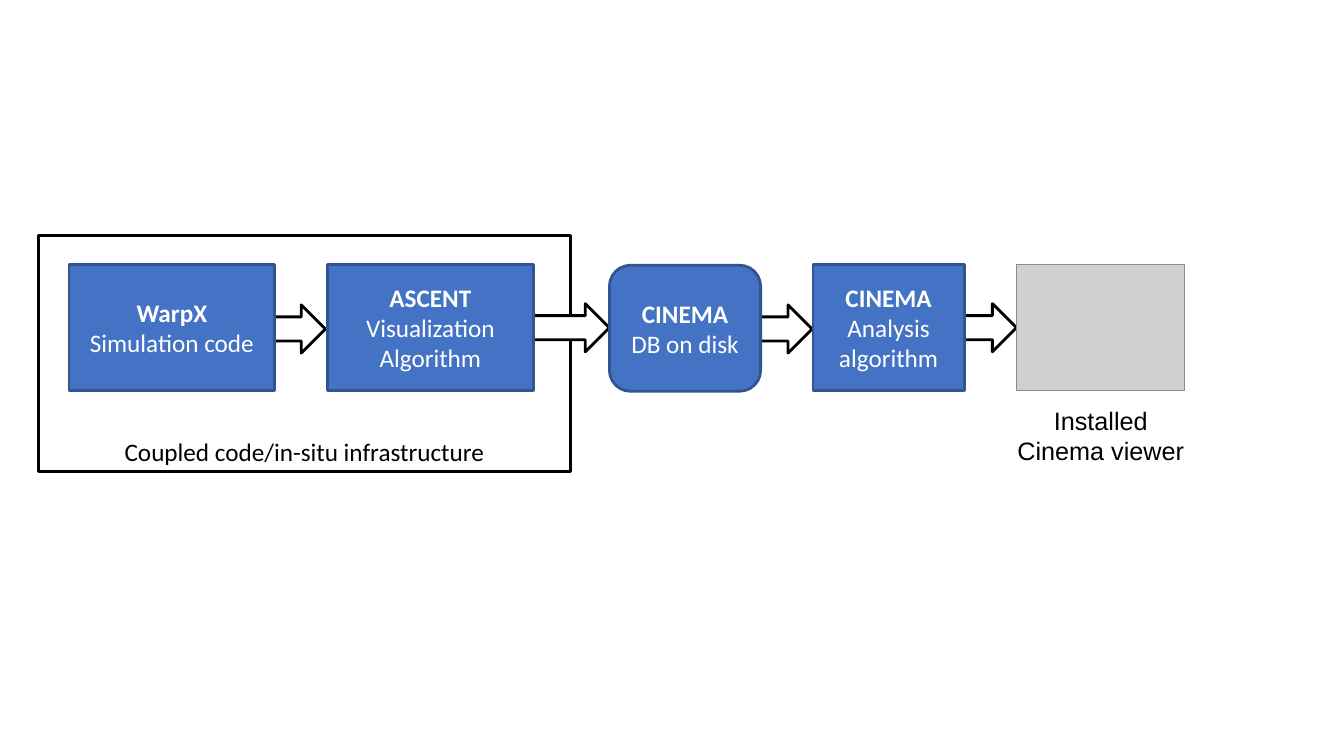
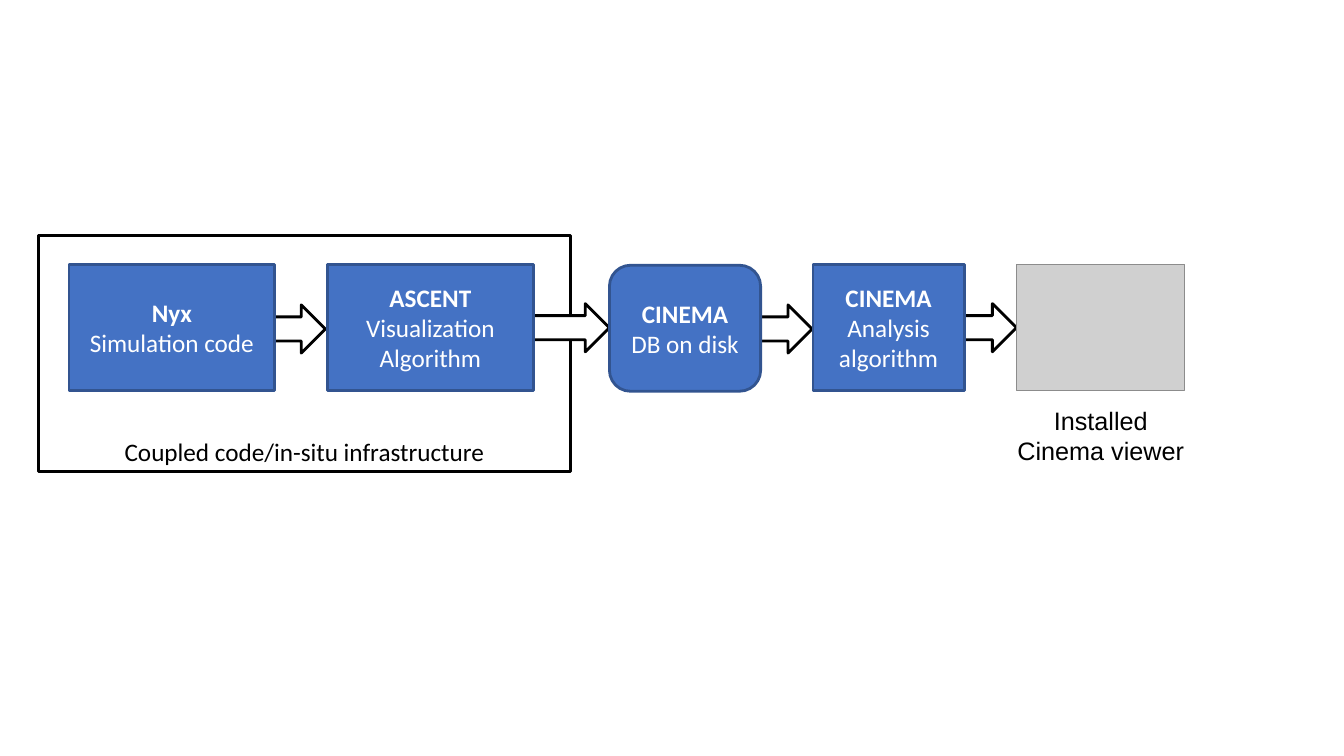
Before and after one commit to subhashis-lanl/2020-04_Nyx-example, a slide deck: slide 1 of img/diagram.pptx. Drawn at 1344x756 pixels with LibreOffice and Linux fonts; fonts in the diff are those of the drawing; grey boxes stand for pictures. Boxes give left, top, right and bottom in pixels: in the first picture for what was removed or moved away, otherwise in the second. Text is boxed around its words. In the diff, an @@ line names an element or a change of style, - is before the commit and + after.

```diff
--- a/img/diagram.pptx
+++ b/img/diagram.pptx
@@ text in rectangle at (x1=152, y1=305, x2=192, y2=326): text changed @@
-WarpX
+Nyx
```
Also in this commit, not shown: 6 other files.
